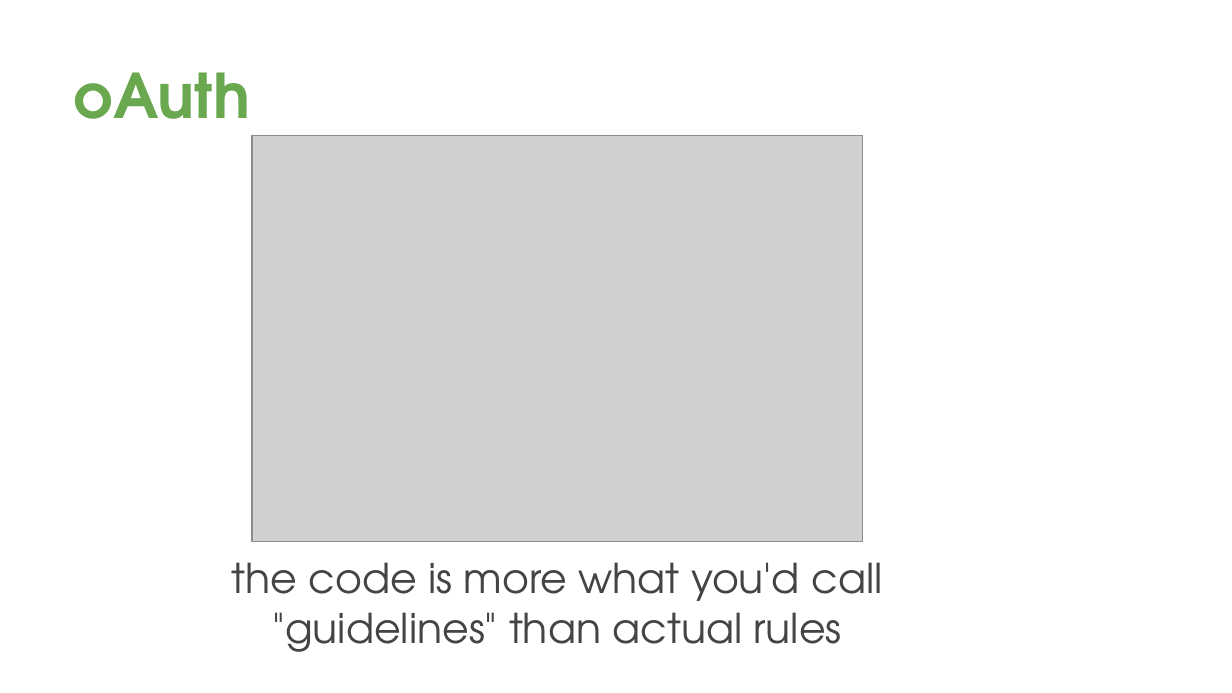
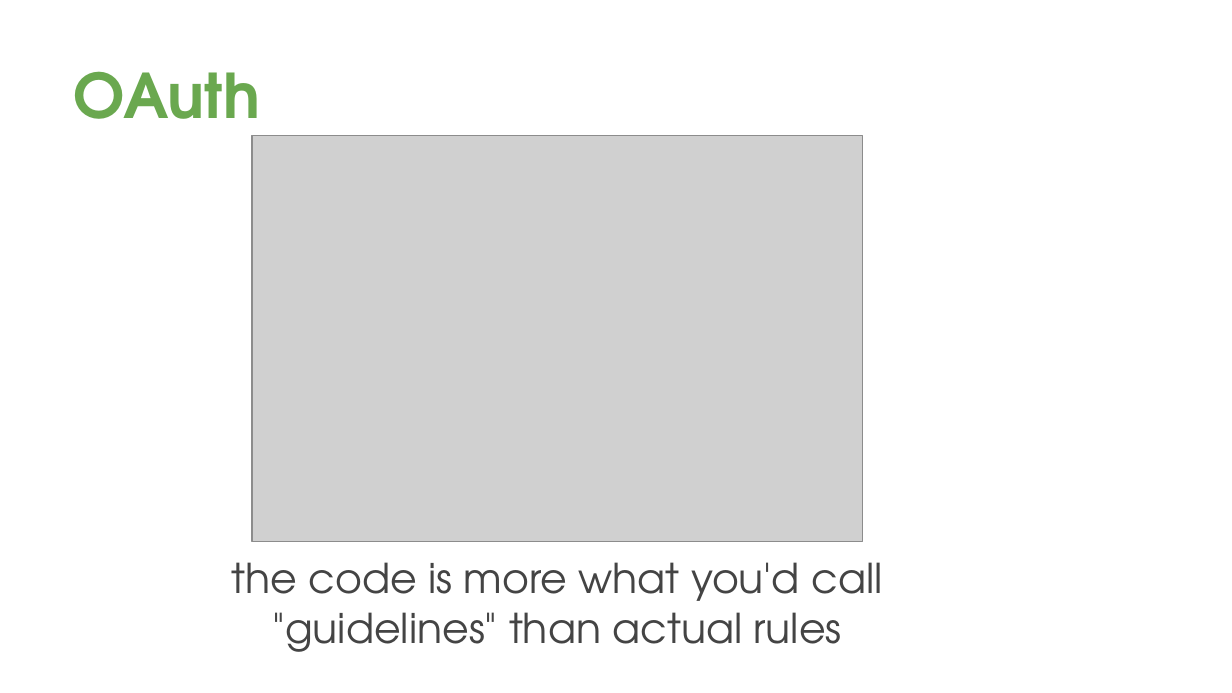
Before and after one commit to davetrux/gdgmidevfest-2017, a slide deck: slide 28 of MobileAuthWebWorld.pptx (slide 26 before the commit). Drawn at 1232x693 pixels with LibreOffice and Linux fonts; fonts in the diff are those of the drawing; grey boxes stand for pictures; background and template pictures are left out. Boxes give left, top, right and bottom in pixels: in the first picture for what was removed or moved away, otherwise in the second. Text is boxed around its words. In the diff, an @@ line names an element or a change of style, - is before the commit and + after.

```diff
--- a/MobileAuthWebWorld.pptx
+++ b/MobileAuthWebWorld.pptx
@@ title at (x1=74, y1=71, x2=261, y2=144): text changed @@
-oAuth
+OAuth
```
Also in this commit, not shown: 9 other slides changed, 5 slides added, 4 slides removed.
